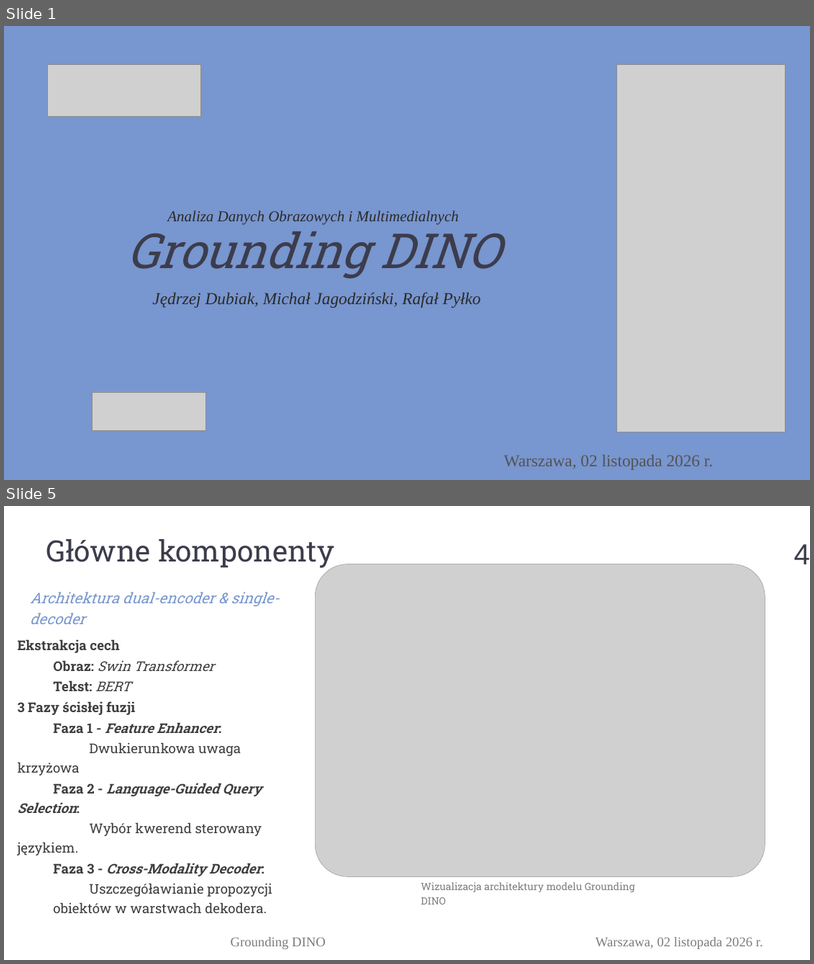
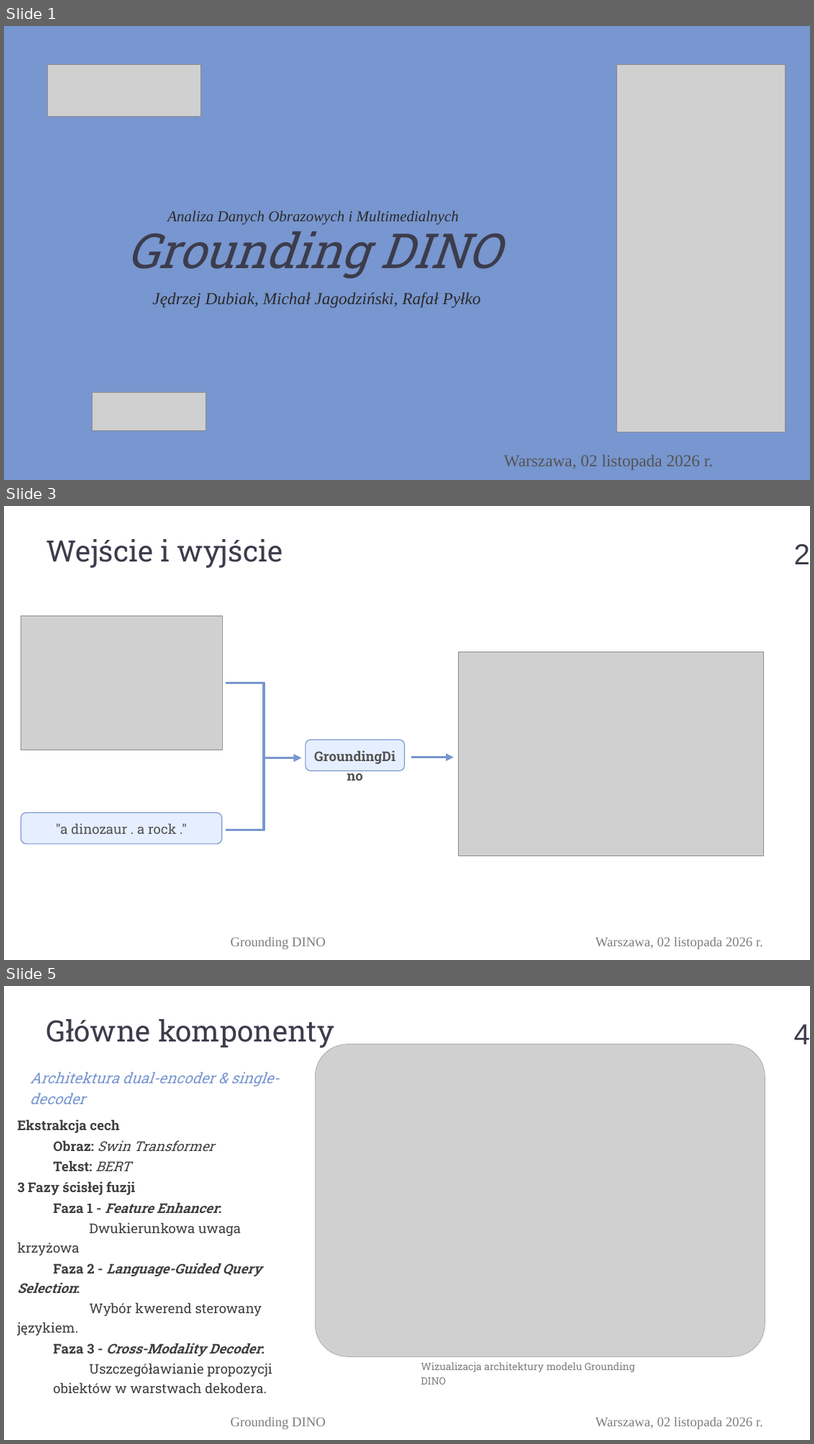
Before and after one commit to PylkoR/GroundingDINO_reproduction, a slide deck: presentations/Prezentacja_ADOM.pptx. Shown one above the other, each under a label of ours: slides 1 and 5 before the commit, slides 1, 3 and 5 after it; the slides between them are not shown. The pictures are 814x964 and 814x1444 pixels, drawn with LibreOffice and Linux fonts; fonts in the diff are those of the drawing; grey boxes stand for pictures; background and template pictures are left out. Boxes give left, top, right and bottom in pixels: in the first picture for what was removed or moved away, otherwise in the second. Text is boxed around its words. In the diff, an @@ line names an element or a change of style, - is before the commit and + after.

```diff
--- a/presentations/Prezentacja_ADOM.pptx
+++ b/presentations/Prezentacja_ADOM.pptx
@@ slide 3 added at [4,506,810,960], background #FFFFFF; not listed: 2 template elements that a slide beside it also shows @@
@@ text added at [46,539,283,568], 70 pt, text #3C3C4C @@
+Wejście i wyjście
@@ page number added at [795,544,810,564], 69 pt, text #3C3C4C @@
+2
@@ picture added at [21,615,222,749] @@
@@ picture added at [458,651,764,855] @@
@@ elbow arrow added from (226, 682) to (301, 757), #7896CF 6 pt @@
@@ rounded rectangle added at [306,739,404,770], fill #E6EFFF, outline #7896CF 2 pt, 32 pt, text #535353, bold @@
+GroundingDino
@@ elbow arrow added from (226, 830) to (301, 757), #7896CF 6 pt @@
@@ arrow added from (412, 757) to (454, 757), #7896CF 6 pt @@
@@ rounded rectangle added at [21,812,222,844], fill #E6EFFF, outline #7896CF 2 pt, 32 pt, text #535353 @@
+"a dinozaur . a rock ."
```
Also in this commit, not shown: 1 slide changed, 1 other slide added, 2 slides removed.
